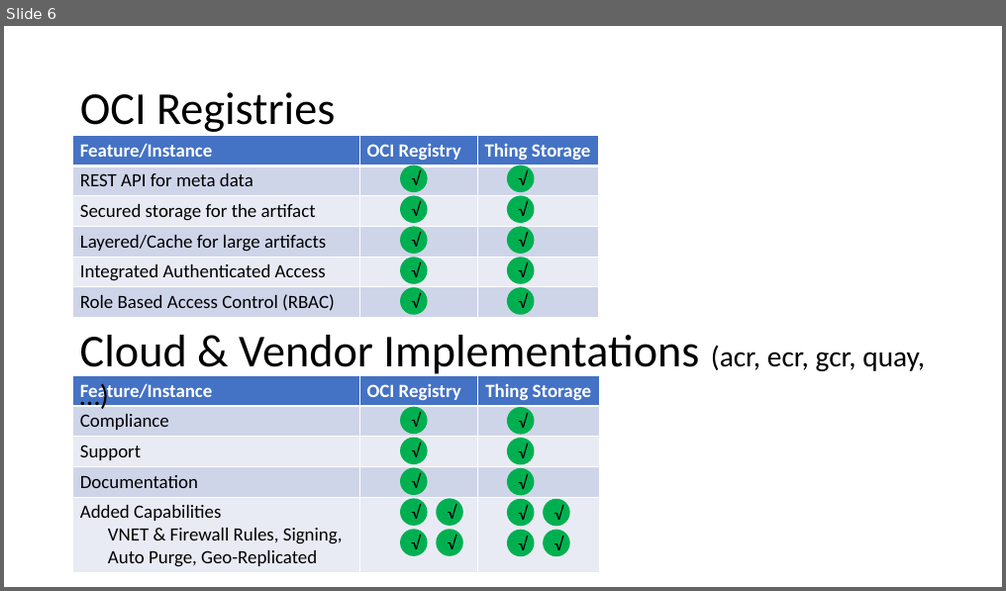
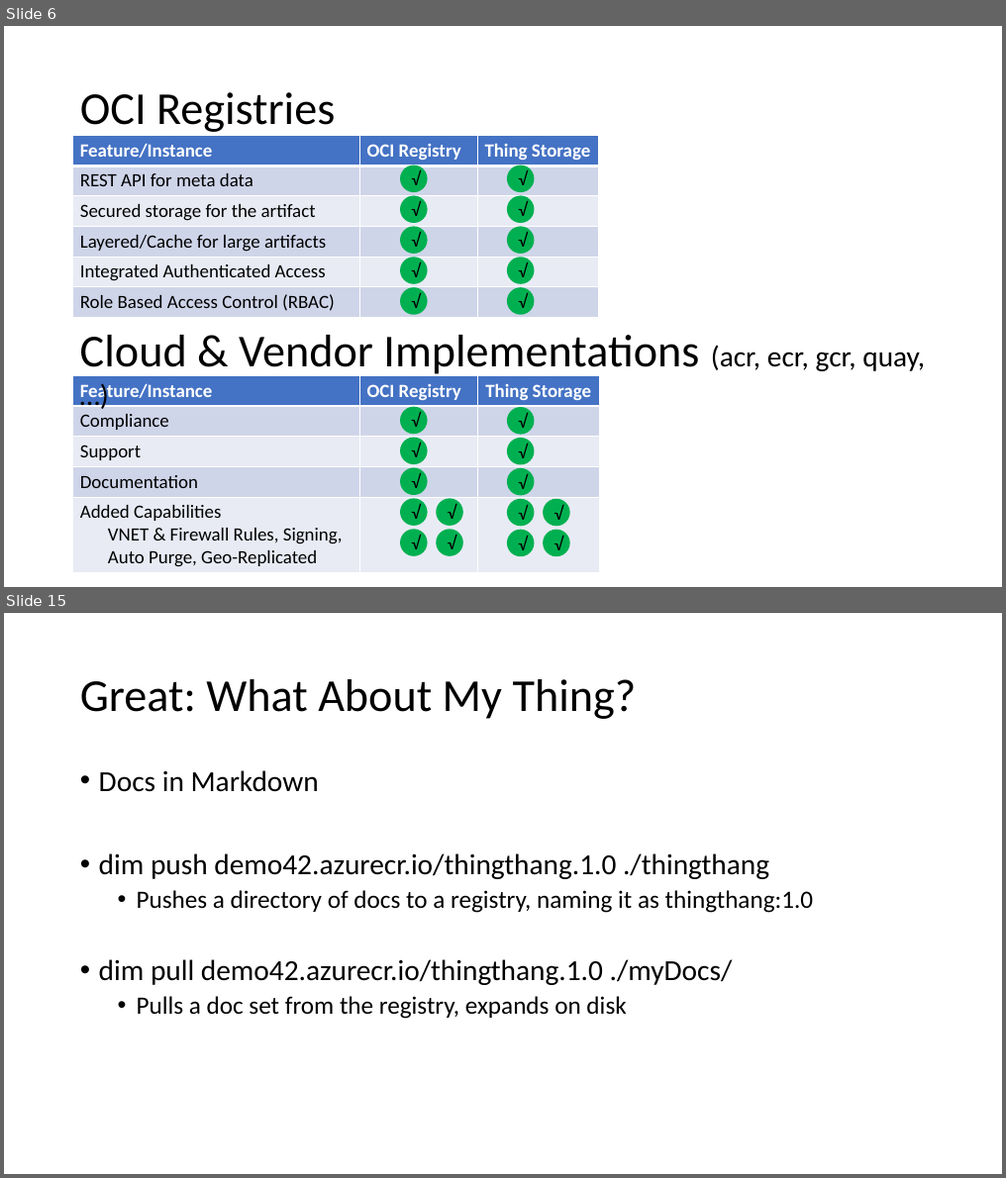
Before and after one commit to SteveLasker/Presentations, a slide deck: ACR/OCIArtifactRegistries.pptm. Shown one above the other, each under a label of ours: slide 6 before the commit, slides 6 and 15 after it; the slides between them are not shown. The pictures are 1006x591 and 1006x1178 pixels, drawn with LibreOffice and Linux fonts; fonts in the diff are those of the drawing. Boxes give left, top, right and bottom in pixels: in the first picture for what was removed or moved away, otherwise in the second. Text is boxed around its words. In the diff, an @@ line names an element or a change of style, - is before the commit and + after.

```diff
--- a/ACR/OCIArtifactRegistries.pptm
+++ b/ACR/OCIArtifactRegistries.pptm
@@ slide 15 added at [4, 613, 1002, 1174], background #FFFFFF @@
@@ title added at [80, 679, 637, 719], 44 pt, text #000000 @@
+Great: What About My Thing?
@@ text added at [99, 770, 814, 1019], 28 pt, text #000000 @@
+• Docs in Markdown
+• dim push demo42.azurecr.io/thingthang.1.0 ./thingthang
+  • Pushes a directory of docs to a registry, naming it as thingthang:1.0
+• dim pull demo42.azurecr.io/thingthang.1.0 ./myDocs/
+  • Pulls a doc set from the registry, expands on disk
```
Also in this commit, not shown: 2 slides changed, 10 other slides added.
